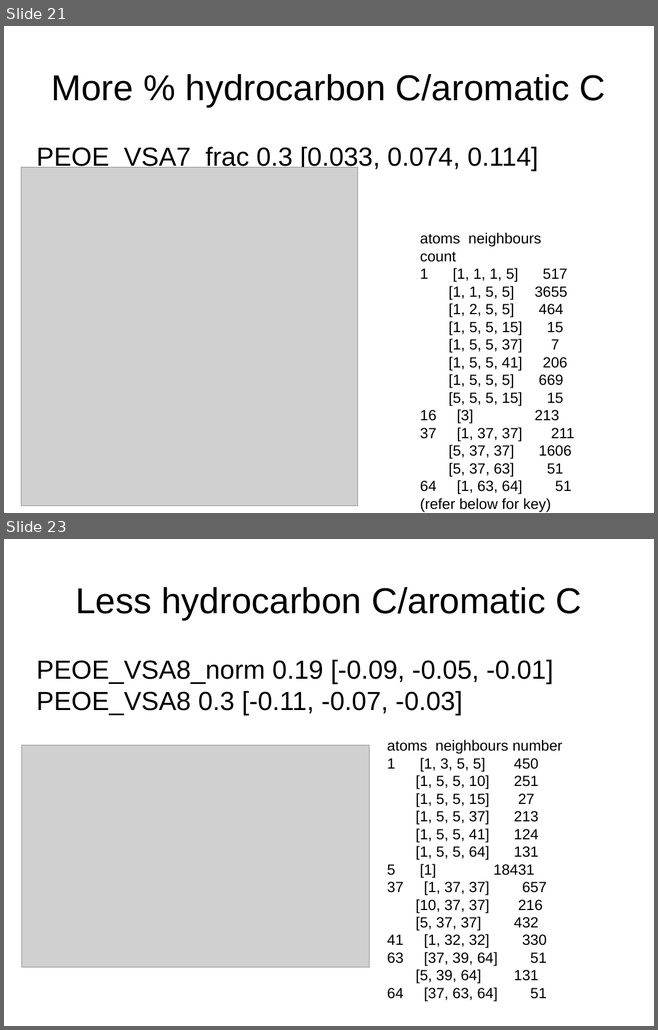
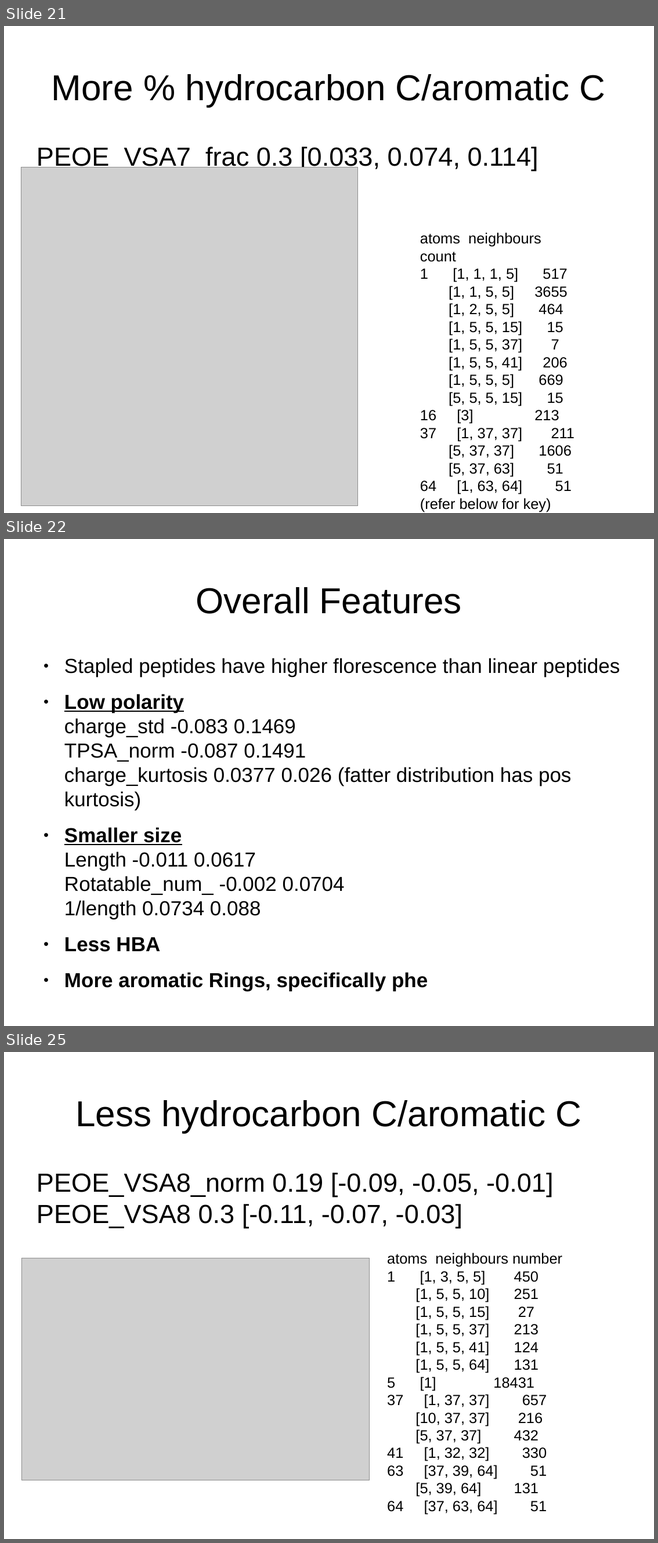
Before and after one commit to leexa90/Projects, a slide deck: toxicity/Final/Permability/all_seq/permaubility slides.odp. Shown one above the other, each under a label of ours: slides 21 and 23 before the commit, slides 21, 22 and 25 after it; the slides between them are not shown. The pictures are 658x1030 and 658x1543 pixels, drawn with LibreOffice and Linux fonts; fonts in the diff are those of the drawing; grey boxes stand for pictures. Boxes give left, top, right and bottom in pixels: in the first picture for what was removed or moved away, otherwise in the second. Text is boxed around its words. In the diff, an @@ line names an element or a change of style, - is before the commit and + after.

```diff
--- a/toxicity/Final/Permability/all_seq/permaubility slides.odp
+++ b/toxicity/Final/Permability/all_seq/permaubility slides.odp
@@ slide 22 added at (4, 539, 654, 1026), background #FFFFFF @@
@@ title added at (195, 587, 462, 614), 44 pt, text #000000 @@
+Overall Features
@@ text added at (64, 658, 619, 991), 24.8 pt, text #000000 @@
+● Stapled peptides have higher florescence than linear peptides
+● Low polarity
+  charge_std -0.083 0.1469
+  TPSA_norm -0.087 0.1491
+  charge_kurtosis 0.0377 0.026 (fatter distribution has pos kurtosis)
+● Smaller size
+  Length -0.011 0.0617
+  Rotatable_num_ -0.002 0.0704
+  1/length 0.0734 0.088
+● Less HBA
+● More aromatic Rings, specifically phe
@@ what was slide 23 is now slide 25 @@
```
Also in this commit, not shown: 1 slide changed, 1 other slide added, 36 other files.
